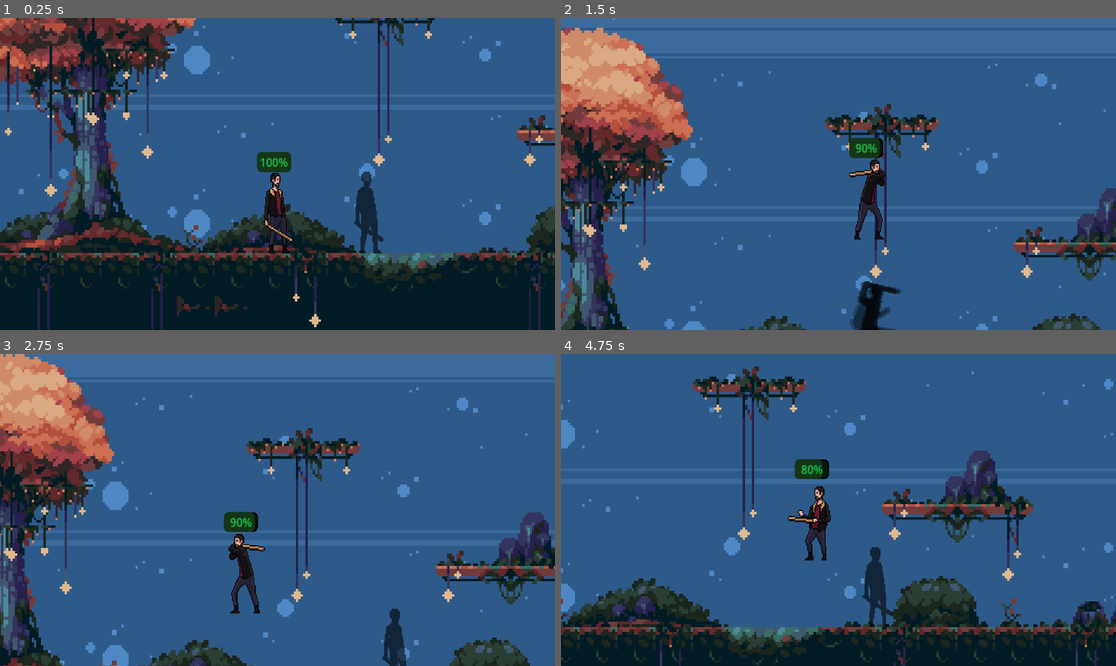
Above: before the commit, frames 1-4 (two rows, left to right).
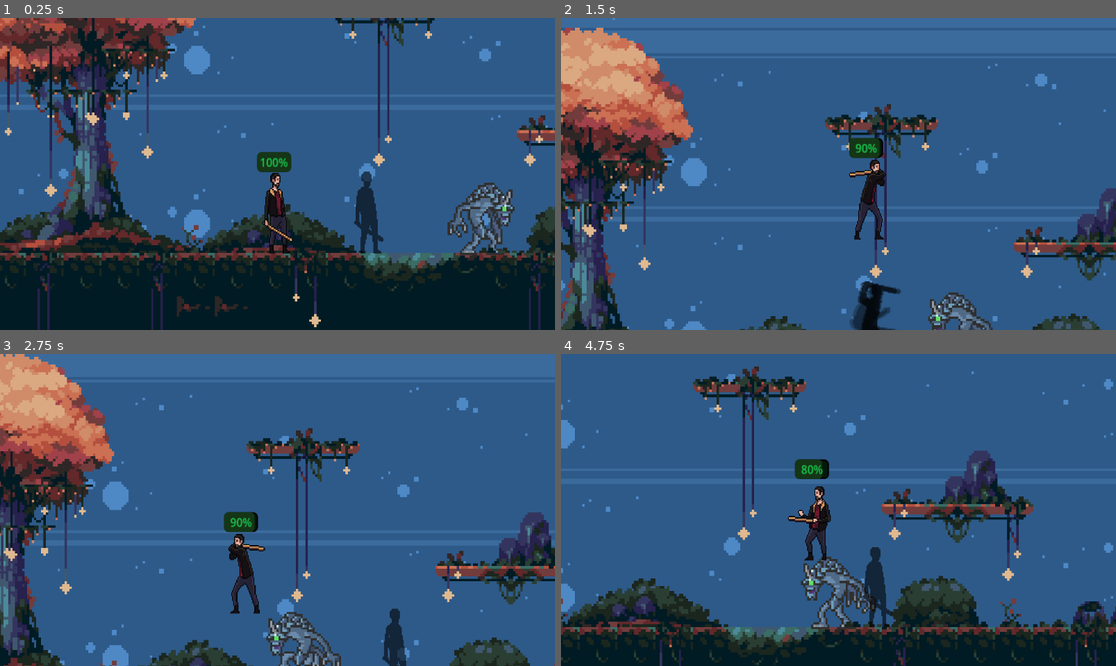
Above: after the commit, the same moments.

Repository: trevor-chi/What-Follows
Game: Godot game, scene res://scenes/Main.tscn
The game is run twice, just before and just after one commit, with the same random seed, the same clock (stepped at 60 frames per second) and the same inputs.
Inputs (mouse positions are in pixels of both pictures, inside the frame that each line leads up to):
- Up to frame 1 (0.25 s): no input
- Up to frame 2 (1.5 s): move the mouse to (960, 158) at 0.52 s; hold D (move_right) from 0.53 s (still down); click (960, 158) at 0.6 s; tap W (jump) at 0.77 s; move the mouse to (727, 189) at 1.27 s; tap G (damage) at 1.35 s
- Up to frame 3 (2.75 s): tap W (jump) at 1.52 s; move the mouse to (333, 441) at 2.02 s; release D (move_right) at 2.03 s; hold A (move_left) from 2.03 s (still down); hold Space (swap_sprites) from 2.03 s (still down)
- Up to frame 4 (4.75 s): move the mouse to (810, 572) at 2.77 s; release A (move_left) at 2.78 s; release Space (swap_sprites) at 2.78 s; hold D (move_right) 2.78-4.28 s; click (810, 572) at 2.85 s; tap W (jump) at 3.02, 3.77, 4.52 s; move the mouse to (1005, 556) at 3.52 s; tap G (damage) at 3.6 s; move the mouse to (672, 463) at 4.27 s; hold A (move_left) from 4.28 s (still down); tap Space (swap_sprites) at 4.35 s

The runs differ from the first frame. In frame 1, 1.6% of the frame differs, in the area x 80-93%, y 52-76%; in frame 2, 0.9%; in frame 3, 1.4%; in frame 4, 1.5%.

Commit message:
added enemy scene
added enemy with some animations and added auto run to player when in range mechanic.

Diff:
--- a/project.godot
+++ b/project.godot
@@ -14,6 +14,10 @@
 run/main_scene="uid://canxmjhe525k1"
 config/features=PackedStringArray("4.6", "Mobile")
 config/icon="res://icon.svg"
+
+[global_group]
+
+player=""
 
 [input]
 
--- /dev/null
+++ b/scenes/Enemy.tscn
@@ -0,0 +1,162 @@
+[gd_scene format=3 uid="uid://v8pjtnmfc34k"]
+
+[ext_resource type="Texture2D" uid="uid://3bxsjo0oqy10" path="res://assets/Enemies/Shardsoul Slayer Sprite Sheet.png" id="1_3gvst"]
+[ext_resource type="Script" uid="uid://b1qlmiis63auq" path="res://scripts/enemy.gd" id="1_55jtl"]
+
+[sub_resource type="AtlasTexture" id="AtlasTexture_55jtl"]
+atlas = ExtResource("1_3gvst")
+region = Rect2(0, 0, 64, 64)
+
+[sub_resource type="AtlasTexture" id="AtlasTexture_mpr68"]
+atlas = ExtResource("1_3gvst")
+region = Rect2(64, 0, 64, 64)
+
+[sub_resource type="AtlasTexture" id="AtlasTexture_ft8do"]
+atlas = ExtResource("1_3gvst")
+region = Rect2(128, 0, 64, 64)
+
+[sub_resource type="AtlasTexture" id="AtlasTexture_5wwv6"]
+atlas = ExtResource("1_3gvst")
+region = Rect2(192, 0, 64, 64)
+
+[sub_resource type="AtlasTexture" id="AtlasTexture_1vja8"]
+atlas = ExtResource("1_3gvst")
+region = Rect2(256, 0, 64, 64)
+
+[sub_resource type="AtlasTexture" id="AtlasTexture_iwav8"]
+atlas = ExtResource("1_3gvst")
+region = Rect2(320, 0, 64, 64)
+
+[sub_resource type="AtlasTexture" id="AtlasTexture_1i2q2"]
+atlas = ExtResource("1_3gvst")
+region = Rect2(384, 0, 64, 64)
+
+[sub_resource type="AtlasTexture" id="AtlasTexture_ly5gv"]
+atlas = ExtResource("1_3gvst")
+region = Rect2(448, 0, 64, 64)
+
+[sub_resource type="AtlasTexture" id="AtlasTexture_3gvst"]
+atlas = ExtResource("1_3gvst")
+region = Rect2(0, 64, 64, 64)
+
+[sub_resource type="AtlasTexture" id="AtlasTexture_82o86"]
+atlas = ExtResource("1_3gvst")
+region = Rect2(64, 64, 64, 64)
+
+[sub_resource type="AtlasTexture" id="AtlasTexture_1gqeq"]
+atlas = ExtResource("1_3gvst")
+region = Rect2(128, 64, 64, 64)
+
+[sub_resource type="AtlasTexture" id="AtlasTexture_isvm2"]
+atlas = ExtResource("1_3gvst")
+region = Rect2(192, 64, 64, 64)
+
+[sub_resource type="AtlasTexture" id="AtlasTexture_gr8dl"]
+atlas = ExtResource("1_3gvst")
+region = Rect2(256, 64, 64, 64)
+
+[sub_resource type="AtlasTexture" id="AtlasTexture_axa8o"]
+atlas = ExtResource("1_3gvst")
+region = Rect2(320, 64, 64, 64)
+
+[sub_resource type="AtlasTexture" id="AtlasTexture_4iqch"]
+atlas = ExtResource("1_3gvst")
+region = Rect2(384, 64, 64, 64)
+
+[sub_resource type="AtlasTexture" id="AtlasTexture_x3f71"]
+atlas = ExtResource("1_3gvst")
+region = Rect2(448, 64, 64, 64)
+
+[sub_resource type="SpriteFrames" id="SpriteFrames_2qkhh"]
+animations = [{
+"frames": [{
+"duration": 1.0,
+"texture": SubResource("AtlasTexture_55jtl")
+}, {
+"duration": 1.0,
+"texture": SubResource("AtlasTexture_mpr68")
+}, {
+"duration": 1.0,
+"texture": SubResource("AtlasTexture_ft8do")
+}, {
+"duration": 1.0,
+"texture": SubResource("AtlasTexture_5wwv6")
+}, {
+"duration": 1.0,
+"texture": SubResource("AtlasTexture_1vja8")
+}, {
+"duration": 1.0,
+"texture": SubResource("AtlasTexture_iwav8")
+}, {
+"duration": 1.0,
+"texture": SubResource("AtlasTexture_1i2q2")
+}, {
+"duration": 1.0,
+"texture": SubResource("AtlasTexture_ly5gv")
+}],
+"loop": true,
+"name": &"Idle",
+"speed": 6.0
+}, {
+"frames": [{
+"duration": 1.0,
+"texture": SubResource("AtlasTexture_3gvst")
+}, {
+"duration": 1.0,
+"texture": SubResource("AtlasTexture_82o86")
+}, {
+"duration": 1.0,
+"texture": SubResource("AtlasTexture_1gqeq")
+}, {
+"duration": 1.0,
+"texture": SubResource("AtlasTexture_isvm2")
+}, {
+"duration": 1.0,
+"texture": SubResource("AtlasTexture_gr8dl")
+}, {
+"duration": 1.0,
+"texture": SubResource("AtlasTexture_axa8o")
+}, {
+"duration": 1.0,
+"texture": SubResource("AtlasTexture_4iqch")
+}, {
+"duration": 1.0,
+"texture": SubResource("AtlasTexture_x3f71")
+}],
+"loop": true,
+"name": &"Run",
+"speed": 8.0
+}, {
+"frames": [],
+"loop": true,
+"name": &"default",
+"speed": 5.0
+}]
+
+[sub_resource type="RectangleShape2D" id="RectangleShape2D_3gvst"]
+size = Vector2(72, 80)
+
+[sub_resource type="CircleShape2D" id="CircleShape2D_ksmwx"]
+radius = 249.0
+
+[node name="Enemy" type="CharacterBody2D" unique_id=530289679]
+collision_layer = 8
+script = ExtResource("1_55jtl")
+
+[node name="AnimatedSprite2D" type="AnimatedSprite2D" parent="." unique_id=27967687]
+texture_filter = 1
+scale = Vector2(3, 3)
+sprite_frames = SubResource("SpriteFrames_2qkhh")
+animation = &"Run"
+
+[node name="CollisionShape2D" type="CollisionShape2D" parent="." unique_id=2051862880]
+position = Vector2(-4, 53)
+shape = SubResource("RectangleShape2D_3gvst")
+
+[node name="Area2D" type="Area2D" parent="." unique_id=359963063]
+collision_layer = 16
+collision_mask = 4
+
+[node name="CollisionShape2D" type="CollisionShape2D" parent="Area2D" unique_id=1828952510]
+position = Vector2(-5, 55)
+shape = SubResource("CircleShape2D_ksmwx")
--- a/scenes/Main.tscn
+++ b/scenes/Main.tscn
@@ -5,6 +5,7 @@
 [ext_resource type="Texture2D" uid="uid://s51br1kxd8d0" path="res://assets/tileMapAssets/tileset.png" id="2_rvslj"]
 [ext_resource type="Texture2D" uid="uid://cfhuyqc3qygpv" path="res://assets/tileMapAssets/background_0.png" id="3_0bbpv"]
 [ext_resource type="PackedScene" uid="uid://c3xnrs0g6w8bx" path="res://scenes/Shadow.tscn" id="4_rarhs"]
+[ext_resource type="PackedScene" uid="uid://v8pjtnmfc34k" path="res://scenes/Enemy.tscn" id="6_c01mt"]
 
 [sub_resource type="TileSetAtlasSource" id="TileSetAtlasSource_0bbpv"]
 texture = ExtResource("2_rvslj")
@@ -293,7 +294,6 @@
 z_index = 10
 position = Vector2(484.99994, 339.3405)
 scale = Vector2(1.0053122, 1)
-collision_layer = 4
 
 [node name="Camera2D" type="Camera2D" parent="Player" unique_id=539151830]
 position_smoothing_enabled = true
@@ -330,3 +330,6 @@
 scale = Vector2(0.9999995, 0.9999995)
 collision_mask = 2
 target = NodePath("../Player")
+
+[node name="Enemy" parent="." unique_id=530289679 instance=ExtResource("6_c01mt")]
+position = Vector2(791.4286, 358.4862)
--- a/scenes/Player.tscn
+++ b/scenes/Player.tscn
@@ -21,16 +21,16 @@
 corner_radius_bottom_right = 6
 corner_radius_bottom_left = 6
 
-[node name="Player" type="CharacterBody2D" unique_id=1071195117]
+[node name="Player" type="CharacterBody2D" unique_id=1071195117 groups=["player"]]
 position = Vector2(526, 242)
-collision_layer = 2
+collision_layer = 4
 script = ExtResource("1_v6fml")
 
 [node name="AnimatedSprite2D" type="AnimatedSprite2D" parent="." unique_id=1784368217]
 texture_filter = 1
 scale = Vector2(1.5, 1.7)
 sprite_frames = ExtResource("2_v6fml")
-animation = &"Attack_3"
+animation = &"Attack_1"
 autoplay = "Idle"
 
 [node name="CollisionShape2D" type="CollisionShape2D" parent="." unique_id=1439900095]
--- /dev/null
+++ b/scripts/enemy.gd
@@ -0,0 +1,44 @@
+extends CharacterBody2D
+
+@export var speed: float = 220.0
+@export var stop_distance: float = 28.0
+
+@onready var anim: AnimatedSprite2D = $AnimatedSprite2D
+@onready var detection_area: Area2D = $Area2D
+
+var target_player: CharacterBody2D = null
+var player_in_range: bool = false
+
+func _ready() -> void:
+	anim.play("Idle")
+	detection_area.body_entered.connect(_on_detection_body_entered)
+	detection_area.body_exited.connect(_on_detection_body_exited)
+
+func _physics_process(_delta: float) -> void:
+	if player_in_range and is_instance_valid(target_player):
+		var dx := target_player.global_position.x - global_position.x
+		var abs_dx := absf(dx)
+
+		if abs_dx > stop_distance:
+			velocity.x = sign(dx) * speed
+			velocity.y = 0.0
+			anim.play("Run")
+			anim.flip_h = velocity.x < 0.0
+		else:
+			velocity = Vector2.ZERO
+			anim.play("Idle")
+	else:
+		velocity = Vector2.ZERO
+		anim.play("Idle")
+
+	move_and_slide()
+
+func _on_detection_body_entered(body: Node) -> void:
+	if body is CharacterBody2D and body.is_in_group("player"):
+		target_player = body as CharacterBody2D
+		player_in_range = true
+
+func _on_detection_body_exited(body: Node) -> void:
+	if body == target_player:
+		target_player = null
+		player_in_range = false
Binary file added: assets/Enemies/Shardsoul Slayer Sprite Sheet.png
Not shown, added: scripts/enemy.gd.uid
